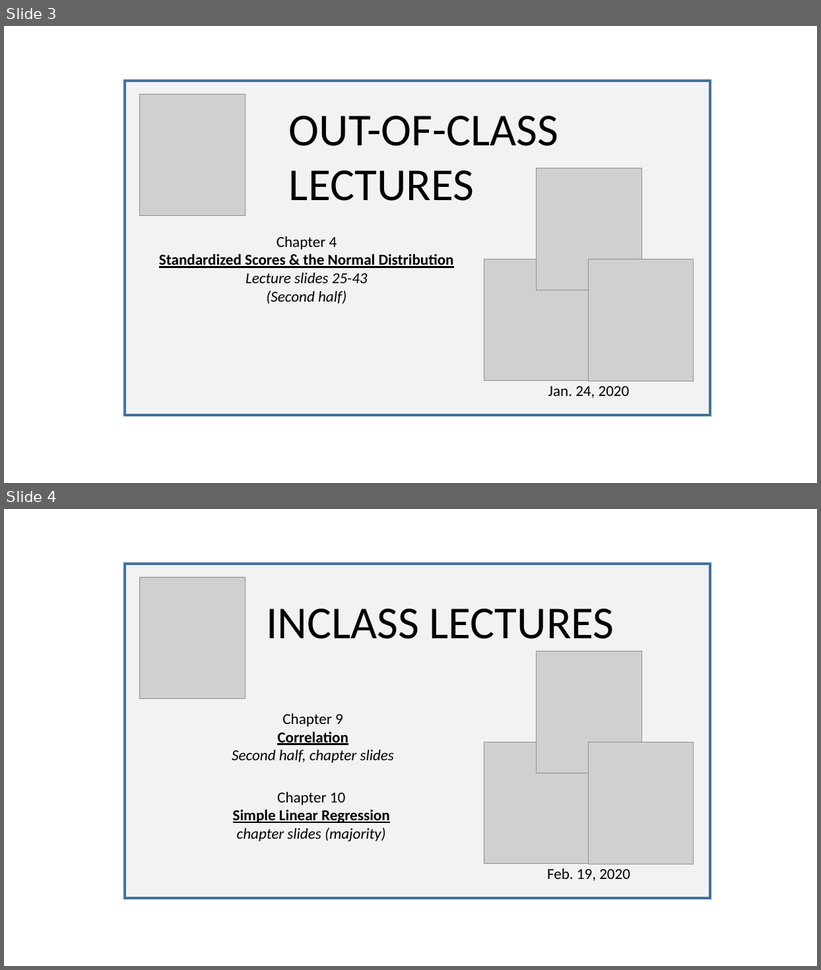
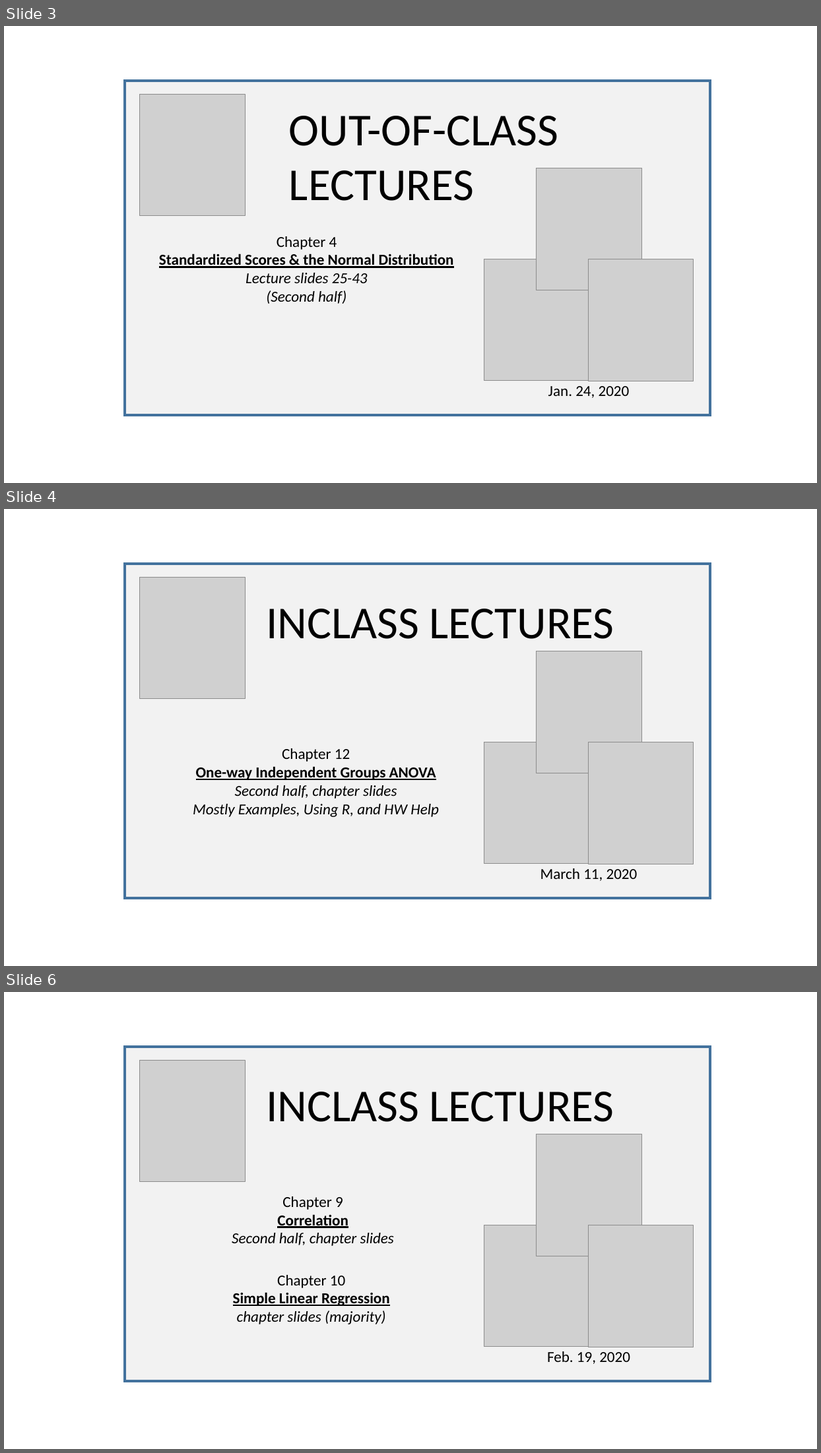
Before and after one commit to SarBearSchwartz/SarBearSchwartz.github.io, a slide deck: public/img/youtube_thumbnails/video_thumbnail_building.pptx. Shown one above the other, each under a label of ours: slides 3 and 4 before the commit, slides 3, 4 and 6 after it; the slides between them are not shown. The pictures are 821x970 and 821x1453 pixels, drawn with LibreOffice and Linux fonts; fonts in the diff are those of the drawing; grey boxes stand for pictures. Boxes give left, top, right and bottom in pixels: in the first picture for what was removed or moved away, otherwise in the second. Text is boxed around its words. In the diff, an @@ line names an element or a change of style, - is before the commit and + after.

```diff
--- a/public/img/youtube_thumbnails/video_thumbnail_building.pptx
+++ b/public/img/youtube_thumbnails/video_thumbnail_building.pptx
@@ slide 4 added at (x1=4, y1=509, x2=817, y2=966), background #FFFFFF @@
@@ rectangle added at (x1=125, y1=564, x2=710, y2=898), fill #F2F2F2, outline #43739E 3 pt @@
@@ picture added at (x1=140, y1=578, x2=246, y2=699) @@
@@ text added at (x1=266, y1=609, x2=614, y2=639), 54 pt, text #000000 @@
+INCLASS LECTURES
@@ picture added at (x1=537, y1=652, x2=642, y2=774) @@
@@ picture added at (x1=484, y1=742, x2=589, y2=864) @@
@@ picture added at (x1=588, y1=743, x2=694, y2=865) @@
@@ text added at (x1=193, y1=749, x2=439, y2=817), 18 pt, text #000000, italic @@
+Chapter 12
+One-way Independent Groups ANOVA
+Second half, chapter slides
+Mostly Examples, Using R, and HW Help
@@ text added at (x1=541, y1=869, x2=638, y2=881), 18 pt, text #000000 @@
+March 11, 2020
@@ what was slide 4 is now slide 6 @@
```
Also in this commit, not shown: 1 other slide added, 45 other files.
